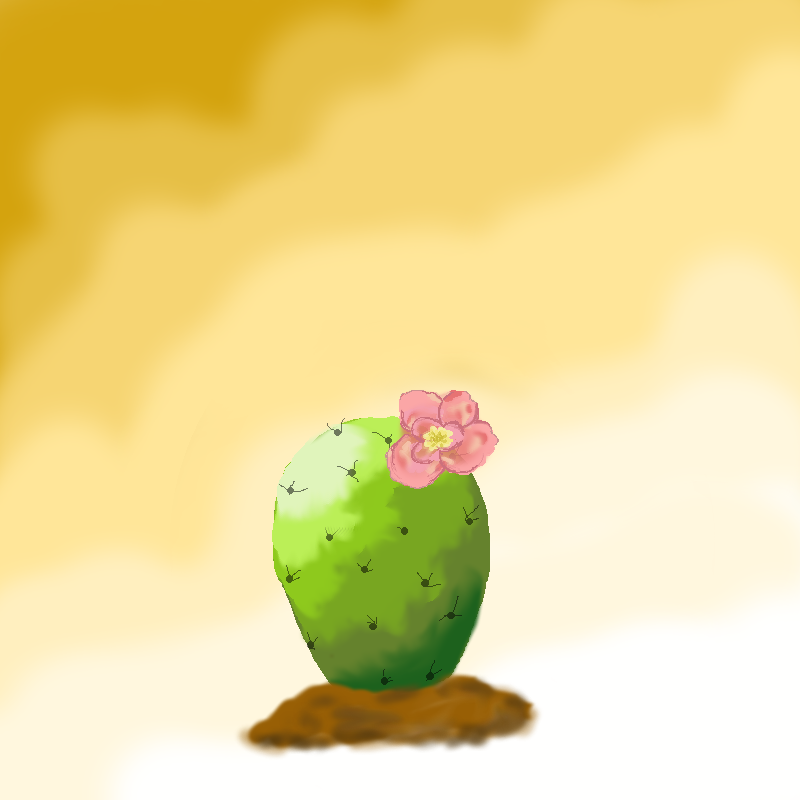
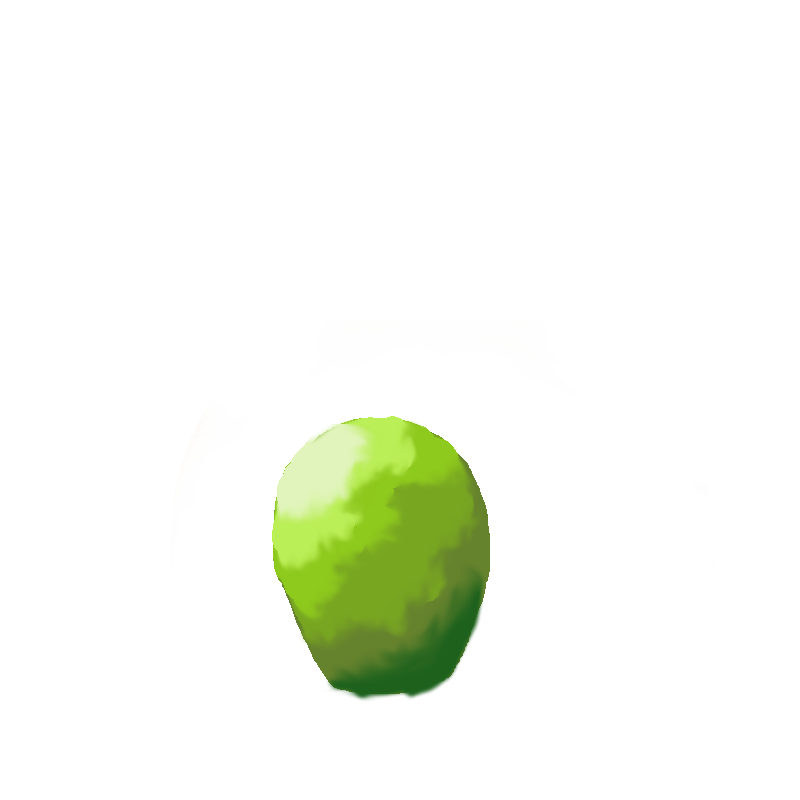
The second 800 × 800 image is a revision of the first. Changes to its layers:
hid group "flower group" (5 layers) over [379, 388, 500, 495]
painted on "flower five" over [385, 390, 500, 489]
painted on "flower four" over [386, 390, 491, 478]
painted on "flower three" over [383, 388, 499, 489]
painted on "flower two" over [387, 389, 497, 487]
hid "prickels" over [279, 418, 479, 685]
hid "ground", painted on it over [233, 320, 557, 760]
hid "Background" over [0, 0, 800, 800]
